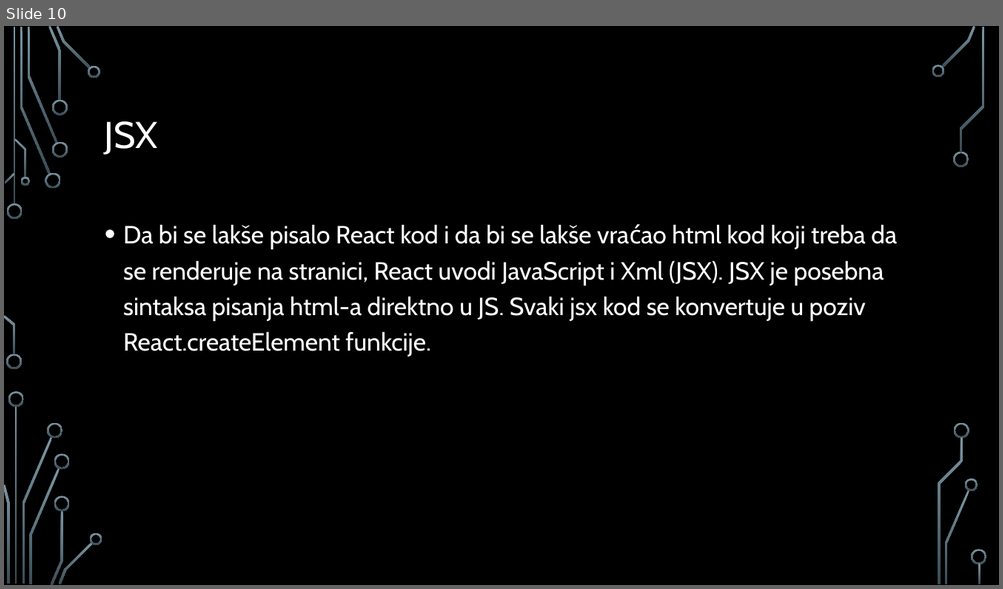
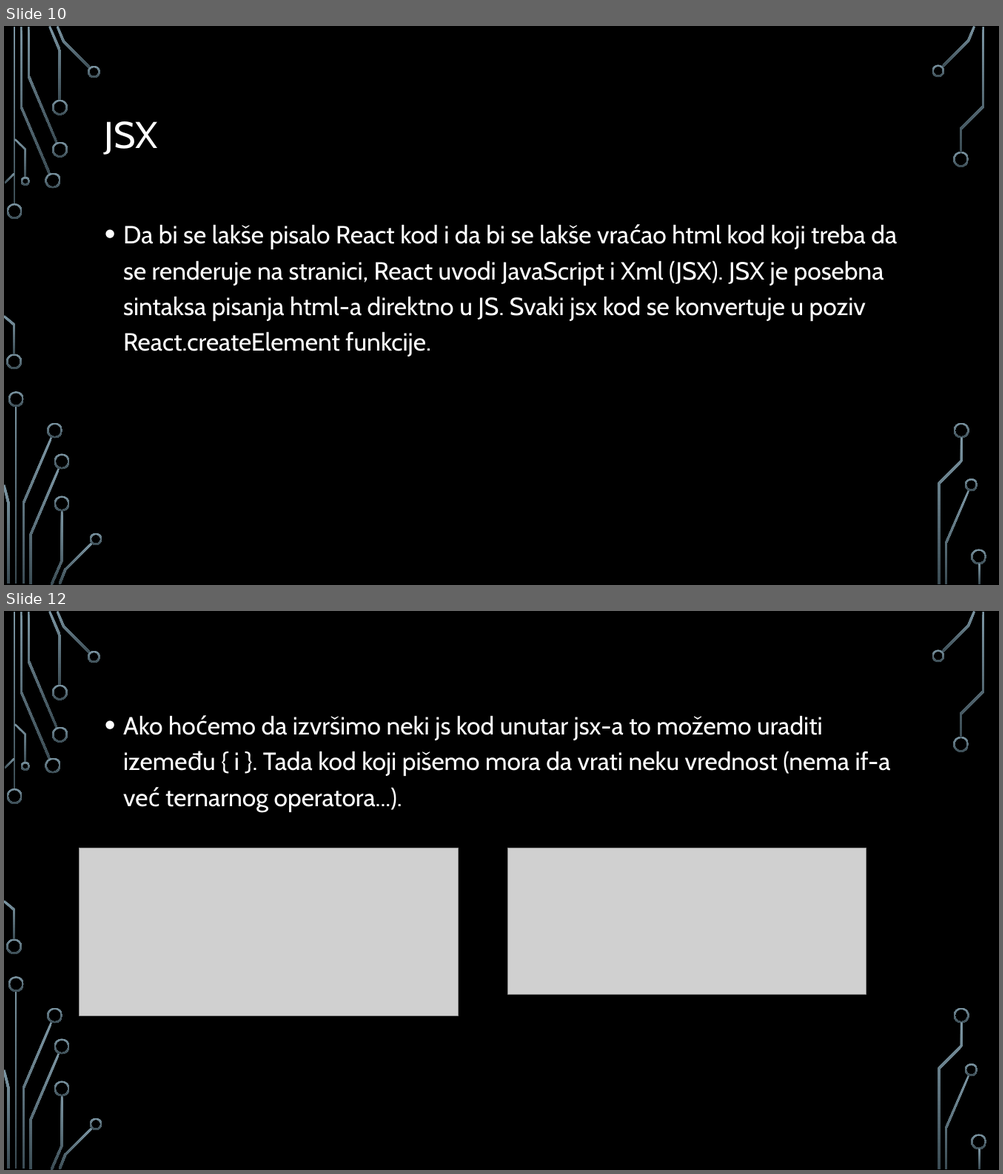
Before and after one commit to MihajloMilojevic/Sekcija, a slide deck: React/React - prezentacija.pptx. Shown one above the other, each under a label of ours: slide 10 before the commit, slides 10 and 12 after it; the slides between them are not shown. The pictures are 1003x589 and 1003x1174 pixels, drawn with LibreOffice and Linux fonts; fonts in the diff are those of the drawing; grey boxes stand for pictures; background and template pictures are left out. Boxes give left, top, right and bottom in pixels: in the first picture for what was removed or moved away, otherwise in the second. Text is boxed around its words. In the diff, an @@ line names an element or a change of style, - is before the commit and + after.

```diff
--- a/React/React - prezentacija.pptx
+++ b/React/React - prezentacija.pptx
@@ slide 12 added at [4,611,999,1170], background picture (left out); not listed: 36 template elements that a slide beside it also shows @@
@@ text added at [123,715,891,812], 24 pt, text #FFFFFF @@
+• Ako hoćemo da izvršimo neki js kod unutar jsx-a to možemo uraditi izemeđu { i }. Tada kod koji pišemo mora da vrati neku vrednost (nema if-a već ternarnog operatora...).
@@ picture added at [79,849,458,1016] @@
@@ picture added at [508,849,866,994] @@
```
Also in this commit, not shown: 17 other slides added, 5 other files.
